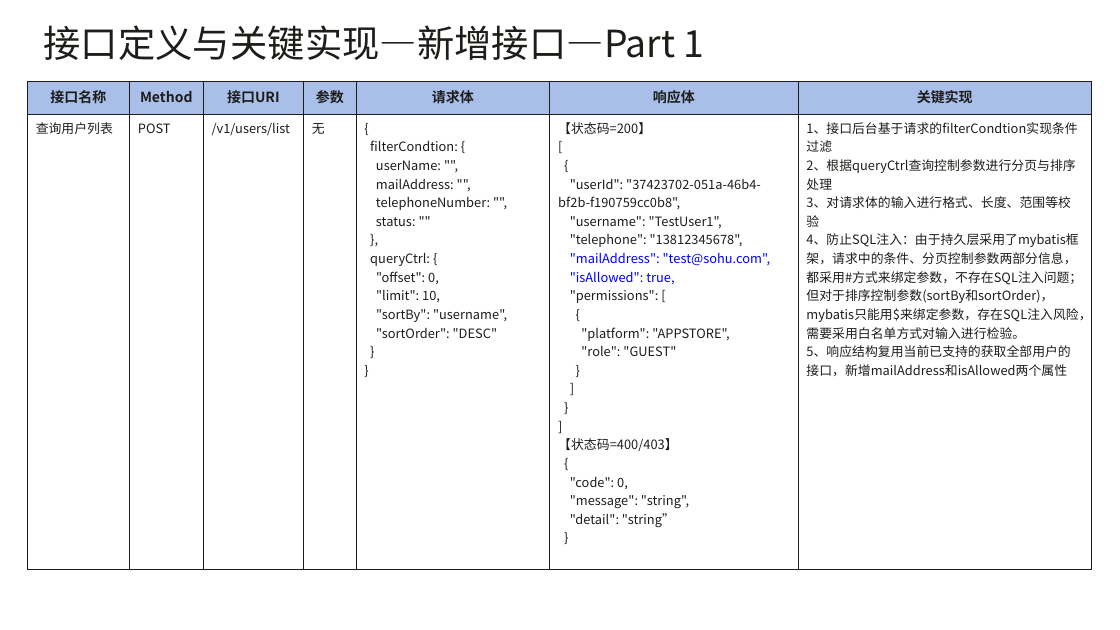
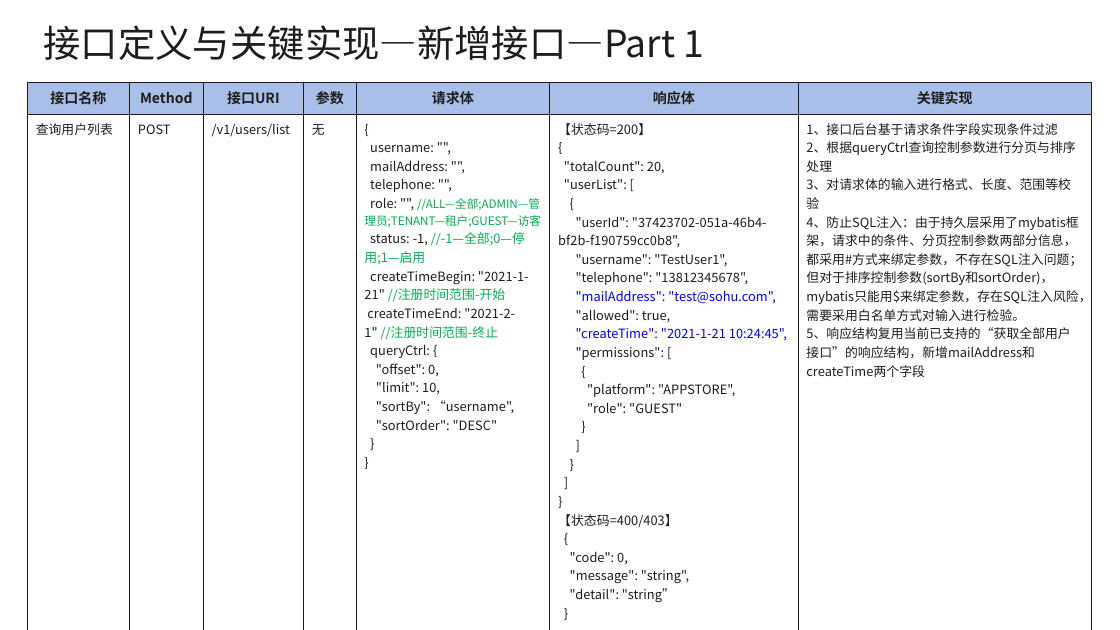
Before and after one commit to EdgeGallery/community, a slide deck: slide 16 of Architecture WG/Requirements/v1.1/Edge Gallery1.1 用户管理特性优化与分权控制方案分析.pptx. Drawn at 1120x630 pixels with LibreOffice and Linux fonts; fonts in the diff are those of the drawing. Boxes give left, top, right and bottom in pixels: in the first picture for what was removed or moved away, otherwise in the second. Text is boxed around its words. In the diff, an @@ line names an element or a change of style, - is before the commit and + after.

Commit message:
!101 更新用户管理特性优化与分权控制方案分析文档 * 更新用户管理特性优化与分权控制方案分析文档

```diff
--- a/Architecture WG/Requirements/v1.1/Edge Gallery1.1 用户管理特性优化与分权控制方案分析.pptx
+++ b/Architecture WG/Requirements/v1.1/Edge Gallery1.1 用户管理特性优化与分权控制方案分析.pptx
@@ table at bbox=[28, 82, 1093, 606] @@
-row 2: 查询用户列表 | POST | /v1/users/list | 无 | { / filterCondtion: { / userName: "", / mailAddress: "", / telephoneNumber: "", / status: "" / }, / queryCtrl: { / "offset": 0, / "limit": 10, / "sortBy": "username", / "sortOrder": "DESC" / } / } | 【状态码=200】 / [ / { / "userId": "37423702-051a-46b4-bf2b-f190759cc0b8", / "username": "TestUser1", / "telephone": "13812345678", / "mailAddress": "test@sohu.com", / "isAllowed": true, / "permissions": [ / { / "platform": "APPSTORE", / "role": "GUEST" / } / ] / } / ] / 【状态码=400/403】 / { / "code": 0, / "message": "string", / "detail": "string” / } | 1、接口后台基于请求的filterCondtion实现条件过滤 / 2、根据queryCtrl查询控制参数进行分页与排序处理 / 3、对请求体的输入进行格式、长度、范围等校验 / 4、防止SQL注入：由于持久层采用了mybatis框架，请求中的条件、分页控制参数两部分信息，都采用#方式来绑定参数，不存在SQL注入问题；但对于排序控制参数(sortBy和sortOrder)，mybatis只能用$来绑定参数，存在SQL注入风险，需要采用白名单方式对输入进行检验。 / 5、响应结构复用当前已支持的获取全部用户的接口，新增mailAddress和isAllowed两个属性
+row 2: 查询用户列表 | POST | /v1/users/list | 无 | { / username: "", / mailAddress: "", / telephone: "", / role: "", //ALL—全部;ADMIN—管理员;TENANT—租户;GUEST—访客 / status: -1, //-1—全部;0—停用;1—启用 / createTimeBegin: "2021-1-21" //注册时间范围-开始 / createTimeEnd: "2021-2-1" //注册时间范围-终止 / queryCtrl: { / "offset": 0, / "limit": 10, / "sortBy": “username", / "sortOrder": "DESC" / } / } | 【状态码=200】 / { / "totalCount": 20, / "userList": [ / { / "userId": "37423702-051a-46b4-bf2b-f190759cc0b8", / "username": "TestUser1", / "telephone": "13812345678", / "mailAddress": "test@sohu.com", / "allowed": true, / "createTime": "2021-1-21 10:24:45", / "permissions": [ / { / "platform": "APPSTORE", / "role": "GUEST" / } / ] / } / ] / } / 【状态码=400/403】 / { / "code": 0, / "message": "string", / "detail": "string” / } | 1、接口后台基于请求条件字段实现条件过滤 / 2、根据queryCtrl查询控制参数进行分页与排序处理 / 3、对请求体的输入进行格式、长度、范围等校验 / 4、防止SQL注入：由于持久层采用了mybatis框架，请求中的条件、分页控制参数两部分信息，都采用#方式来绑定参数，不存在SQL注入问题；但对于排序控制参数(sortBy和sortOrder)，mybatis只能用$来绑定参数，存在SQL注入风险，需要采用白名单方式对输入进行检验。 / 5、响应结构复用当前已支持的“获取全部用户接口”的响应结构，新增mailAddress和createTime两个字段
```
Also in this commit, not shown: 7 other slides changed.
